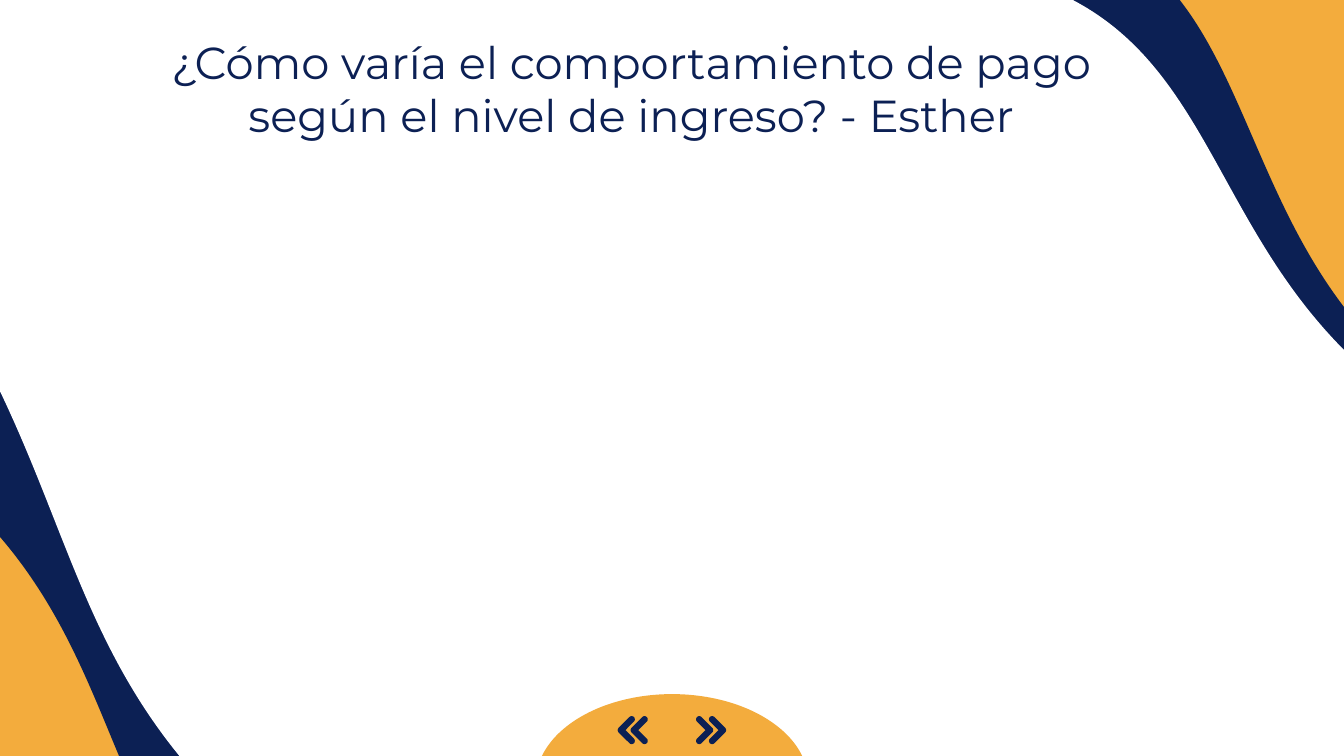
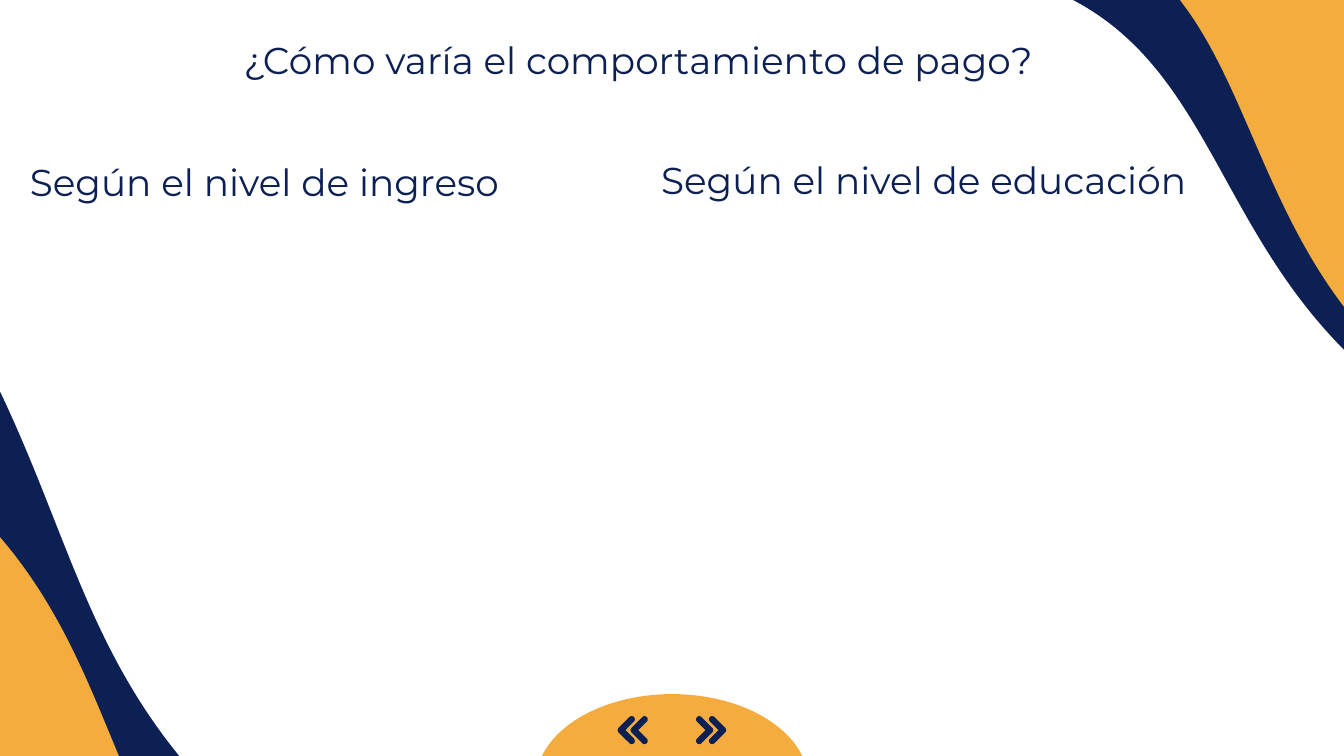
Before and after one commit to ajalca/cbe_customer_classification, a slide deck: slide 9 of Presentacion MRP.pptx. Drawn at 1344x756 pixels with LibreOffice and Linux fonts; fonts in the diff are those of the drawing. Boxes give left, top, right and bottom in pixels: in the first picture for what was removed or moved away, otherwise in the second. Text is boxed around its words. In the diff, an @@ line names an element or a change of style, - is before the commit and + after.

Commit message:
ingresos_educacion_unidos

```diff
--- a/Presentacion MRP.pptx
+++ b/Presentacion MRP.pptx
@@ title at bbox=[244, 46, 1032, 82]: text changed; size 24 to 20 pt @@
-¿Cómo varía el comportamiento de pago según el nivel de ingreso? - Esther
+¿Cómo varía el comportamiento de pago?
@@ text added at bbox=[30, 168, 499, 204], 20 pt, text #0C2054 @@
+Según el nivel de ingreso
@@ text added at bbox=[661, 166, 1186, 202], 20 pt, text #0C2054 @@
+Según el nivel de educación
```
